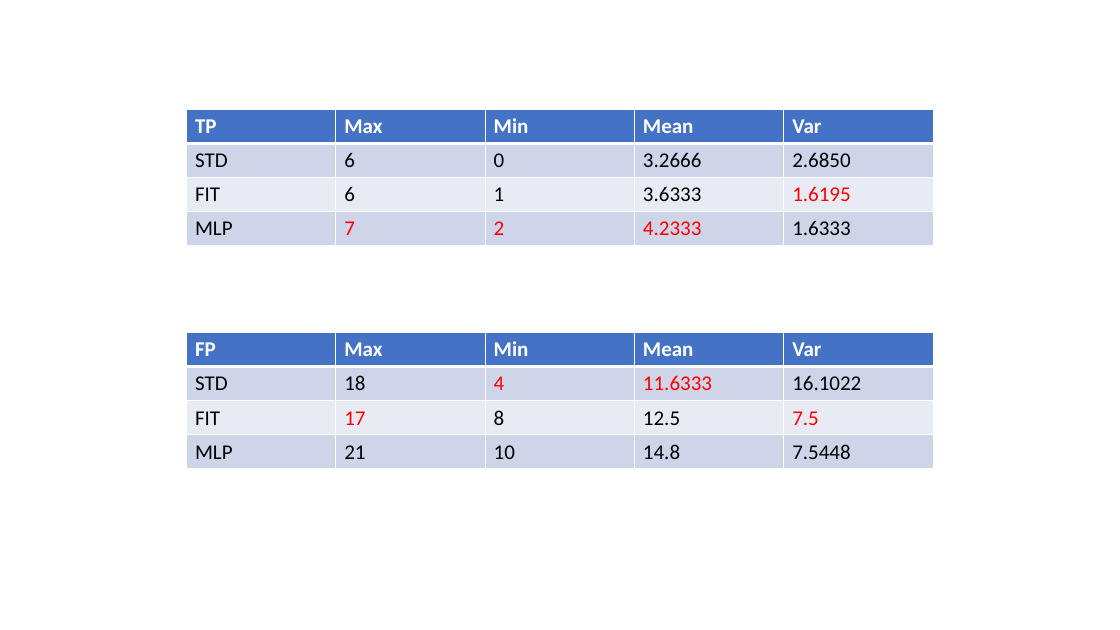
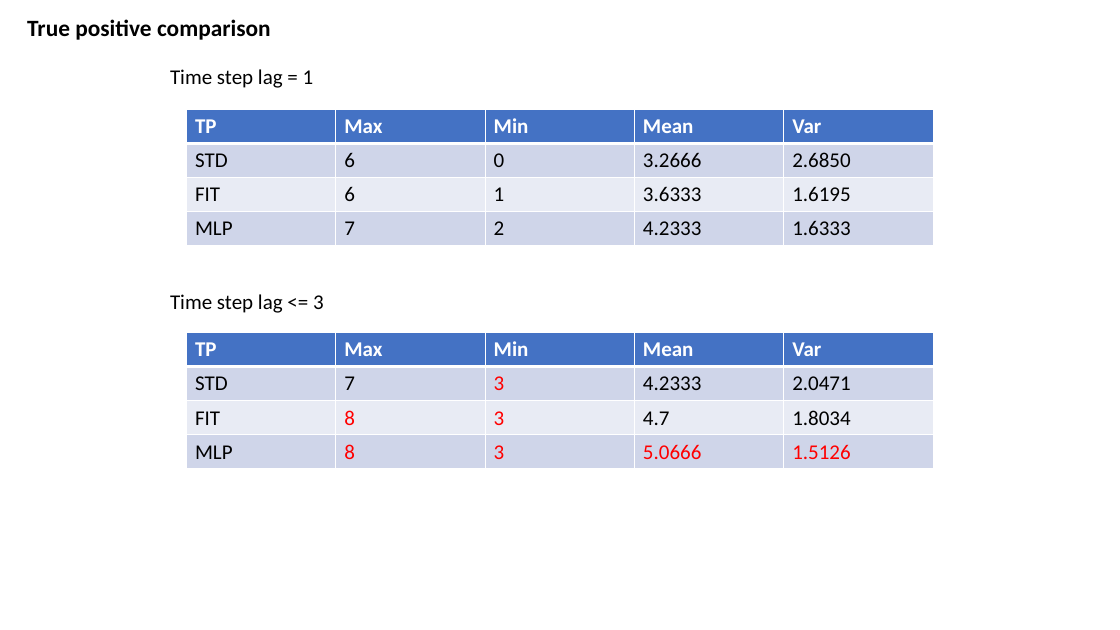
Before and after one commit to oatoul/learn-julia, a slide deck: slide 2 of experiments/CGP.pptx (slide 1 before the commit). Drawn at 1120x630 pixels with LibreOffice and Linux fonts; fonts in the diff are those of the drawing. Boxes give left, top, right and bottom in pixels: in the first picture for what was removed or moved away, otherwise in the second. Text is boxed around its words. In the diff, an @@ line names an element or a change of style, - is before the commit and + after.

```diff
--- a/experiments/CGP.pptx
+++ b/experiments/CGP.pptx
@@ text added at [27, 19, 271, 40], 20 pt, text #000000, bold @@
+True positive comparison
@@ text added at [170, 69, 314, 88], 18 pt, text #000000 @@
+Time step lag = 1
@@ table at [187, 109, 934, 245] @@
@@ text colour #FF0000 to #000000 in "1.6195", "7", "2", "4.2333" @@
@@ text added at [170, 294, 324, 313], 18 pt, text #000000 @@
+Time step lag <= 3
@@ table at [187, 333, 934, 469] @@
-row 1, column 1: FP
+row 1, column 1: TP
-row 2: STD | 18 | 4 | 11.6333 | 16.1022
+row 2: STD | 7 | 3 | 4.2333 | 2.0471
-row 3: FIT | 17 | 8 | 12.5 | 7.5
+row 3: FIT | 8 | 3 | 4.7 | 1.8034
-row 4: MLP | 21 | 10 | 14.8 | 7.5448
+row 4: MLP | 8 | 3 | 5.0666 | 1.5126
```
Also in this commit, not shown: 4 slides added, 3 other files.
